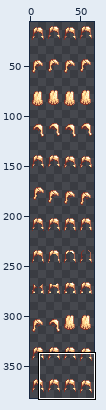
Sprite sheet -- [LittleNPC] The Farmer's Children Art - Standard/assets/Characters/Female/Xiddav/Winter.png. The first picture is a wide view before the edit; the outline marks the close-up.
Close-up. The starting point:
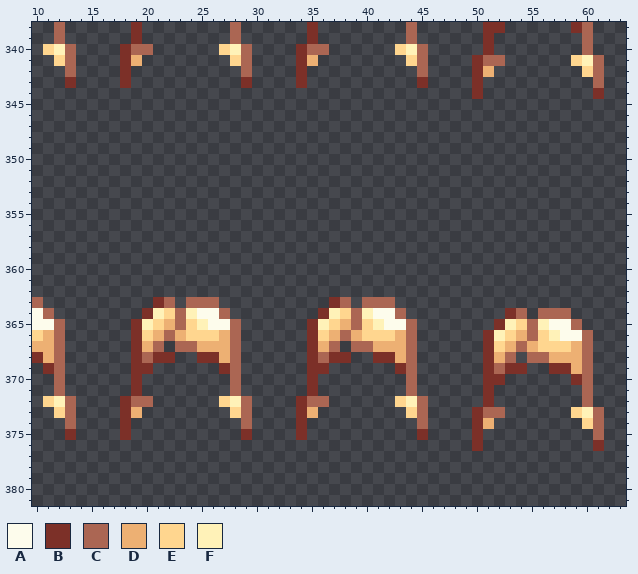
The file is 64x416 pixels. Shown: x 10..63, y 338..381. The wide view leaves out empty margins. The commit also changed other parts of the picture, which this record leaves out.
Palette (. is transparent): A #fdfcec  B #7c3028  C #ab6653  D #edb073  E #ffd68f  F #fff2b8
Pixels before, first column x 10:
338 ..C......B........C......B........C......BB......BC.
339 ..C......B........C......B........C......B........C.
340 .EFC....BCC......EFC....BCC......EFC.....B........C.
341 ..EC....BD........EC....BD........EC....BCC......EFC
342 ...C....B..........C....B..........C....BD........EC
343 ...B....B..........B....B..........B....B..........C
344 ........................................B..........B
345 ....................................................
346 ....................................................
347 ....................................................
348 ....................................................
349 ....................................................
350 ....................................................
351 ....................................................
352 ....................................................
353 ....................................................
354 ....................................................
355 ....................................................
356 ....................................................
357 ....................................................
358 ....................................................
359 ....................................................
360 ....................................................
361 ....................................................
362 ....................................................
363 C..........BC.CCC..........BC.CCC...................
364 AC........BFECFAAC........BFECFAAC.........BC.CCC...
365 AAC......BFEDCEFAAC......BFEDCEFAAC.......BFECFAAC..
366 EDC......BEDCDEEEDC......BEDCDEEEDC......BFEDCEFAAC.
367 DDC......BDC.CCDDDC......BDC.CCDDDC......BEDCDEEEDC.
368 BDC......BCBB..BBDC......BCBB..BBDC......BDC.CCDDDC.
369 .BC......BB......BC......BB......BC......BCBB..BBDC.
370 ..C......B........C......B........C......BB......BC.
371 ..C......B........C......B........C......B........C.
372 .EFC....BCC......EFC....BCC......EFC.....B........C.
373 ..EC....BD........EC....BD........EC....BCC......EFC
374 ...C....B..........C....B..........C....BD........EC
375 ...B....B..........B....B..........B....B..........C
376 ........................................B..........B
Once edited:
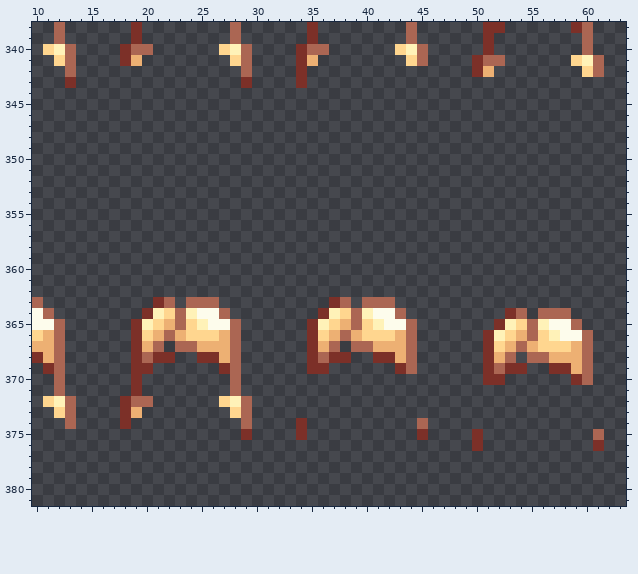
Diff:
{"y":342,"x":18,"old":"B","new":"."}
{"y":342,"x":45,"old":"C","new":"."}
{"y":343,"x":18,"old":"B","new":"."}
{"y":343,"x":45,"old":"B","new":"."}
{"y":343,"x":50,"old":"B","new":"."}
{"y":343,"x":61,"old":"C","new":"."}
{"y":344,"x":50,"old":"B","new":"."}
{"y":344,"x":61,"old":"B","new":"."}
{"y":370,"x":35,"old":"B","new":"."}
{"y":370,"x":44,"old":"C","new":"."}
{"y":371,"x":35,"old":"B","new":"."}
{"y":371,"x":44,"old":"C","new":"."}
{"y":371,"x":51,"old":"B","new":"."}
{"y":371,"x":60,"old":"C","new":"."}
{"y":372,"x":34,"old":"BCC","new":"..."}
{"y":372,"x":43,"old":"EFC","new":"..."}
{"y":372,"x":51,"old":"B","new":"."}
{"y":372,"x":60,"old":"C","new":"."}
{"y":373,"x":34,"old":"BD","new":".."}
{"y":373,"x":44,"old":"EC","new":".."}
{"y":373,"x":50,"old":"BCC","new":"..."}
{"y":373,"x":59,"old":"EFC","new":"..."}
{"y":374,"x":50,"old":"BD","new":".."}
{"y":374,"x":60,"old":"EC","new":".."}
{"y":375,"x":13,"old":"B","new":"."}
{"y":375,"x":18,"old":"B","new":"."}
